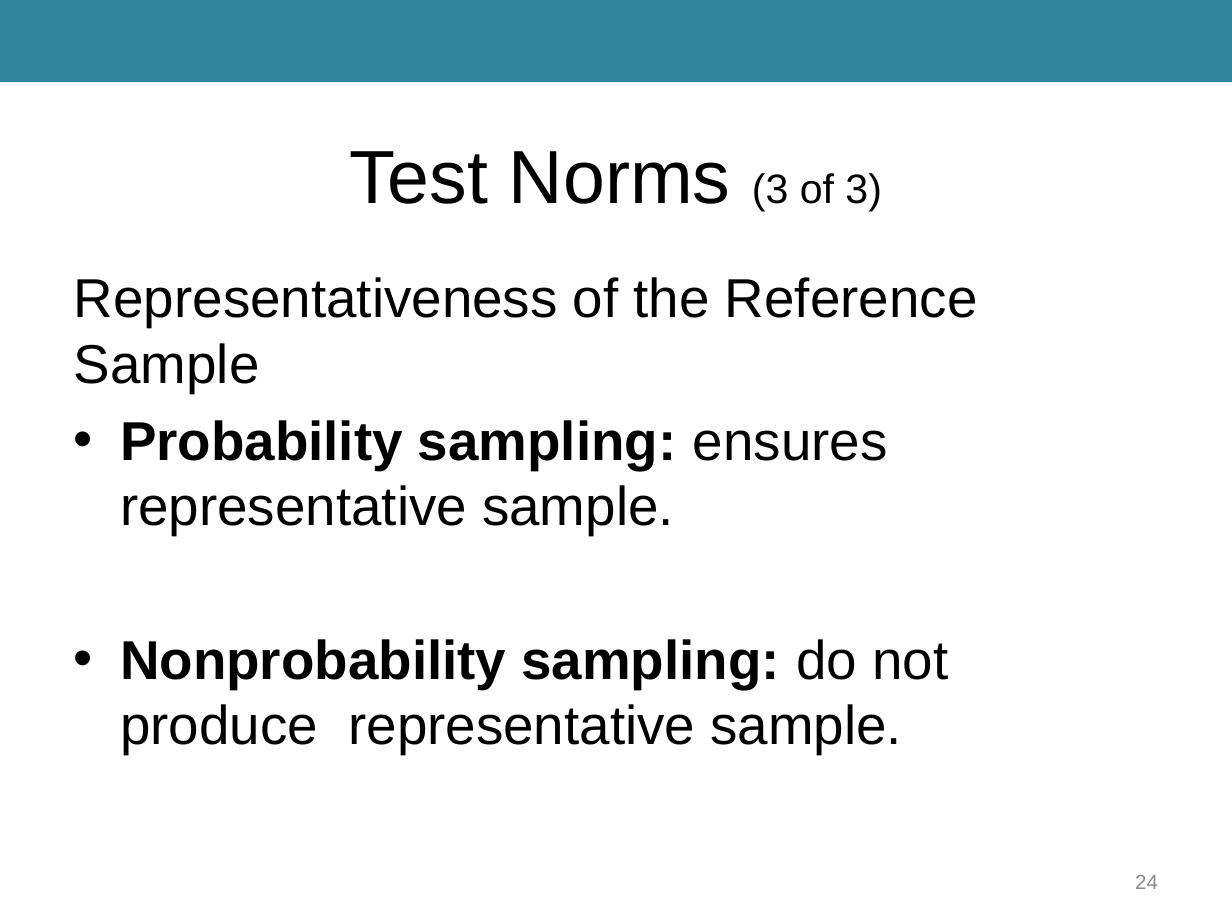
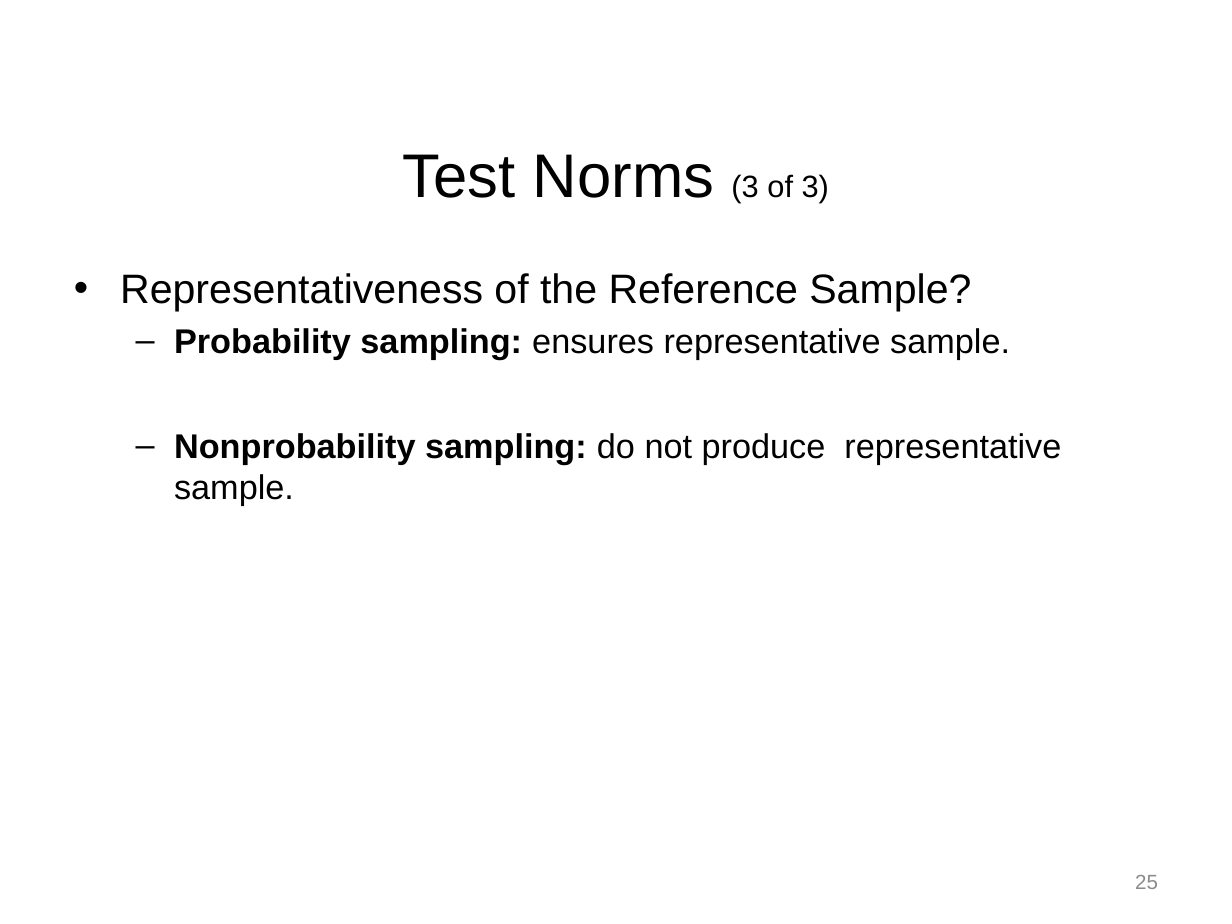
Before and after one commit to npm27/Teaching-Materials, a slide deck: slide 25 of Tests and Eval/Slides/3 Chapter 3.pptx (slide 24 before the commit). Drawn at 1232x924 pixels with LibreOffice and Linux fonts; fonts in the diff are those of the drawing. Boxes give left, top, right and bottom in pixels: in the first picture for what was removed or moved away, otherwise in the second. Text is boxed around its words. In the diff, an @@ line names an element or a change of style, - is before the commit and + after.

```diff
--- a/Tests and Eval/Slides/3 Chapter 3.pptx
+++ b/Tests and Eval/Slides/3 Chapter 3.pptx
@@ rectangle removed at <box>0,0,1232,83</box> @@
@@ title "Test Norms (3 of 3)" at <box>403,154,829,203</box>: size 44 to 36 pt in "Test Norms"; size 24 to 18 pt in "(3 of 3)" @@
@@ text at <box>120,273,971,312</box>: text changed; size 32 to 24 pt @@
-Representativeness of the Reference Sample
+• Representativeness of the Reference Sample?
@@ text at <box>174,328,1061,506</box>: size 32 to 20 pt in "Probability sampling: ensures representative sample.", "Nonprobability sampling: do not produce representative sampl ..."; bullet • to –; list level 1 to 2 in "Probability sampling: ensures representative sample."; list level 1 to 2 in "Nonprobability sampling: do not produce ..." @@
@@ page number at <box>1135,875,1158,889</box>: text changed @@
-24
+25
```
Also in this commit, not shown: 22 other slides changed, 2 slides added, 1 slide removed, 9 other files.
